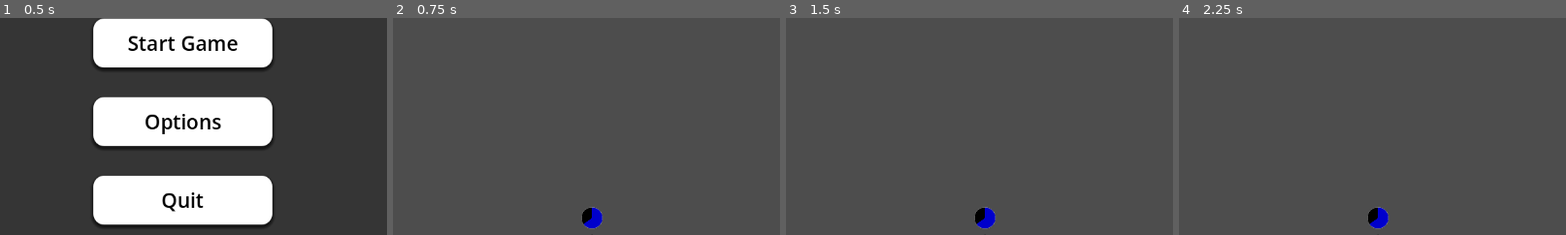
Above: before the commit, frames 1-4 (left to right).
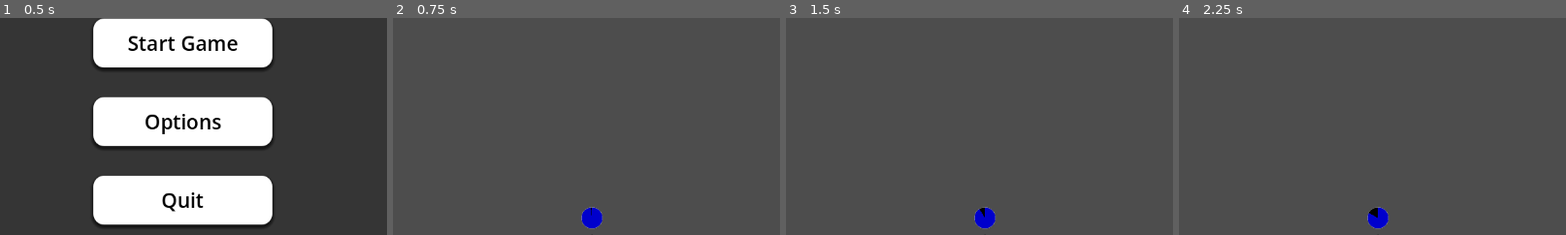
Above: after the commit, the same moments.

Repository: kylekolp/GMTKGameJam2026
Game: Godot game, scene res://src/core/MainGame.tscn
Two runs of this game, one before a commit and one after it. Both use one fixed random seed, a clock stepped at 60 frames per second and the inputs below. The engine's default icon, where the game draws it, is replaced by a stand-in: a white triangle on a blue panel in a dark square.
Inputs (mouse positions are % of the whole screen's width and height, from its top left):
- Up to frame 1 (0.5 s): no input
- Up to frame 2 (0.75 s): click "Start Game" at 0.5 s
- Up to frame 3 (1.5 s): tap Enter at 1.25 s; move the mouse to (72, 45) at 1.27 s; hold D (Move_Right) from 1.28 s (still down)
- Up to frame 4 (2.25 s): move the mouse to (30, 55) at 2.02 s; release D (Move_Right) at 2.03 s; hold S (Move_Down) from 2.03 s (still down)
The pictures show only the part of the screen within x 26-76%, y 37-87%; the shares and areas given below are measured in that part.

Frame 1 is identical in both runs. In frame 2, 0.2% of the frame differs, in the area x 48-52%, y 87-96%; in frame 3, 0.1%; in frame 4, less than 0.1%.

Commit message:
circle timer counts down

Diff:
--- a/src/gameplay/entities/Rocket/Entity_Rocket.gd
+++ b/src/gameplay/entities/Rocket/Entity_Rocket.gd
@@ -1,4 +1,15 @@
 extends Node2D
+
+@onready var circle_timer: TextureProgressBar = $CircleTimer
+
+func _ready() -> void:
+	circle_timer.value = circle_timer.max_value
+	var tween := create_tween()
+	tween.tween_property(circle_timer, "value", 0.0, 10.0)
+	tween.finished.connect(_on_countdown_finished)
+
+func _on_countdown_finished() -> void:
+	pass
 
 func _on_area_2d_body_entered(body: Node2D) -> void:
 
--- a/src/gameplay/entities/Rocket/Entity_Rocket.tscn
+++ b/src/gameplay/entities/Rocket/Entity_Rocket.tscn
@@ -51,7 +51,6 @@
 offset_bottom = -48.0
 grow_horizontal = 2
 grow_vertical = 2
-value = 65.0
 fill_mode = 4
 nine_patch_stretch = true
 texture_under = SubResource("GradientTexture2D_5iuxx")
